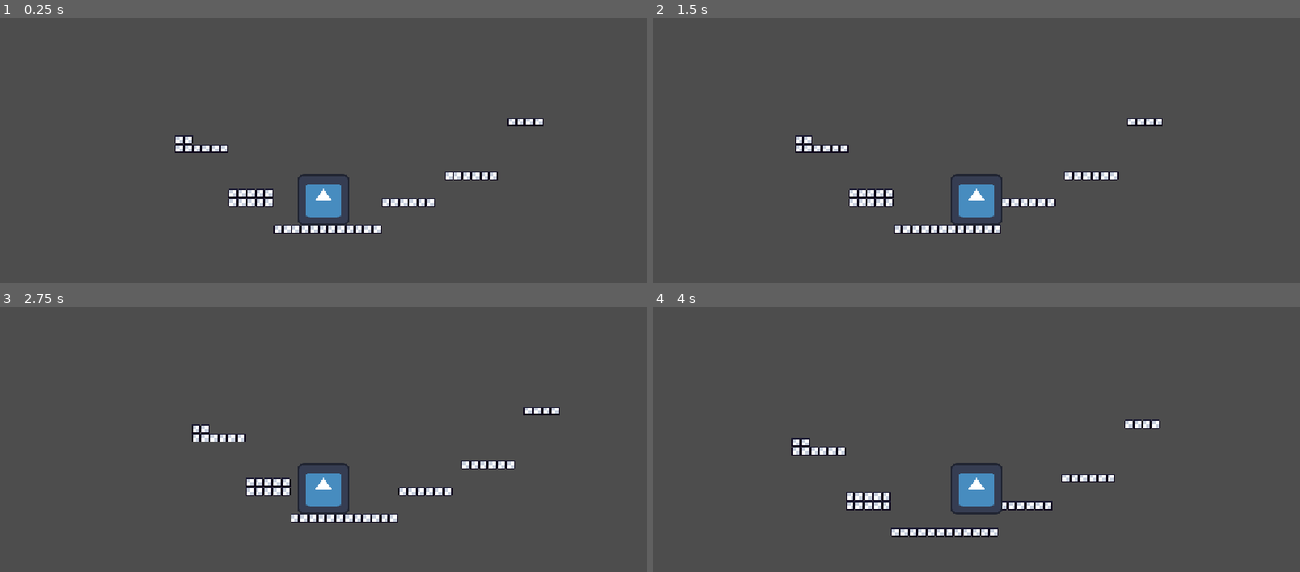
Above: before the commit, frames 1-4 (two rows, left to right).
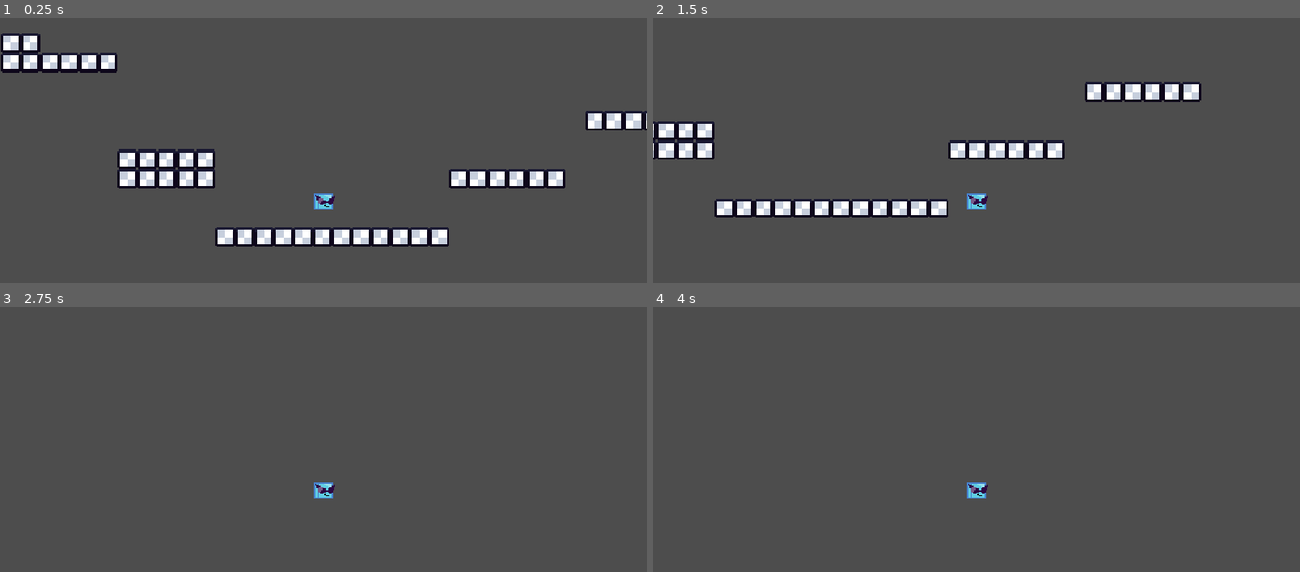
Above: after the commit, the same moments.

Repository: LyrasStuff/GamezThingugh
Game: Godot game, scene res://Assets/Scene/testmap.tscn
Same seed, same stepped clock (60 frames per second), same inputs: the game is played once before the commit and once after it. The project has no main scene, so this scene is started directly. The engine's default icon, where the game draws it, is replaced by a stand-in: a white triangle on a blue panel in a dark square.
Inputs:
- Up to frame 1 (0.25 s): no input
- Up to frame 2 (1.5 s): hold D (move right) from 0.53 s (still down); tap Space (jump) at 0.77 s
- Up to frame 3 (2.75 s): tap Space (jump) at 1.52 s; release D (move right) at 2.03 s; hold A (move left) from 2.03 s (still down)
- Up to frame 4 (4 s): release A (move left) at 2.78 s; hold D (move right) from 2.78 s (still down); tap Space (jump) at 3.02, 3.77 s

The runs differ from the first frame. In frame 1, 11% of the frame differs, in the area x 0-100%, y 5-87%; in frame 2, 9.1%; in frame 3, 3.0%; in frame 4, 3.0%.

Commit message:
Character spritesheet & resize

Diff:
--- a/game-jamice/Assets/Scene/character_body_2d.tscn
+++ b/game-jamice/Assets/Scene/character_body_2d.tscn
@@ -1,17 +1,32 @@
 [gd_scene format=3 uid="uid://l5jh0rr7v56v"]
 
-[ext_resource type="Texture2D" uid="uid://cn51pj02q1jqr" path="res://icon.svg" id="1_la1h0"]
 [ext_resource type="Script" uid="uid://cbsux8x2jwath" path="res://Assets/Scripts/character_movements.gd" id="1_pjqk0"]
+[ext_resource type="Texture2D" uid="uid://84iac5508noq" path="res://Assets/Sprites/Sprite-0002-Sheet.png" id="2_pjqk0"]
+
+[sub_resource type="AtlasTexture" id="AtlasTexture_jki4e"]
+atlas = ExtResource("2_pjqk0")
+region = Rect2(48, 0, 48, 16)
+
+[sub_resource type="SpriteFrames" id="SpriteFrames_yf5fn"]
+animations = [{
+"frames": [{
+"duration": 1.0,
+"texture": SubResource("AtlasTexture_jki4e")
+}],
+"loop": 1,
+"name": &"idle",
+"speed": 5.0
+}]
 
 [sub_resource type="CircleShape2D" id="CircleShape2D_g4v7s"]
-radius = 44.102154
+radius = 6.0
 
 [node name="CharacterBody2D" type="CharacterBody2D" unique_id=1130332835]
 script = ExtResource("1_pjqk0")
 
-[node name="Sprite2D" type="Sprite2D" parent="." unique_id=415334172]
-scale = Vector2(0.71875, 0.71875)
-texture = ExtResource("1_la1h0")
+[node name="AnimatedSprite2D" type="AnimatedSprite2D" parent="." unique_id=727982653]
+sprite_frames = SubResource("SpriteFrames_yf5fn")
+animation = &"idle"
 
 [node name="CoyoteTimer" type="Timer" parent="." unique_id=805591058]
 wait_time = 0.1
@@ -20,7 +35,8 @@
 [node name="JumpBufferTimer" type="Timer" parent="." unique_id=65865718]
 
 [node name="CollisionShape2D" type="CollisionShape2D" parent="." unique_id=1043753305]
-position = Vector2(0, 1)
+position = Vector2(0, 2)
 shape = SubResource("CircleShape2D_g4v7s")
 
 [node name="Camera2D" type="Camera2D" parent="." unique_id=1691395145]
+zoom = Vector2(2.165, 2.165)
Binary file added: game-jamice/Assets/Sprites/Sprite-0002-Sheet.png
Not shown, added: game-jamice/Assets/Sprites/Sprite-0002-Sheet.png.import
